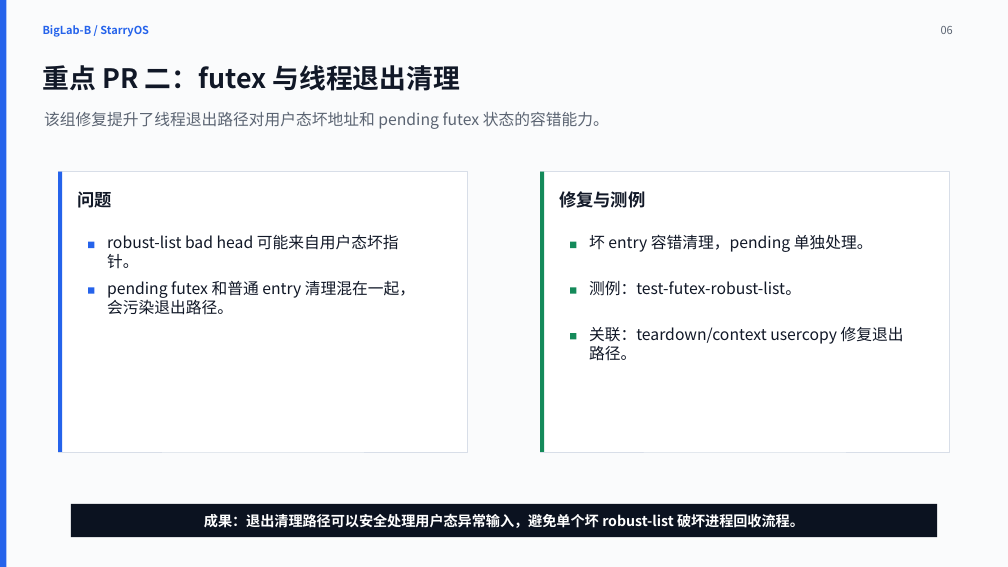
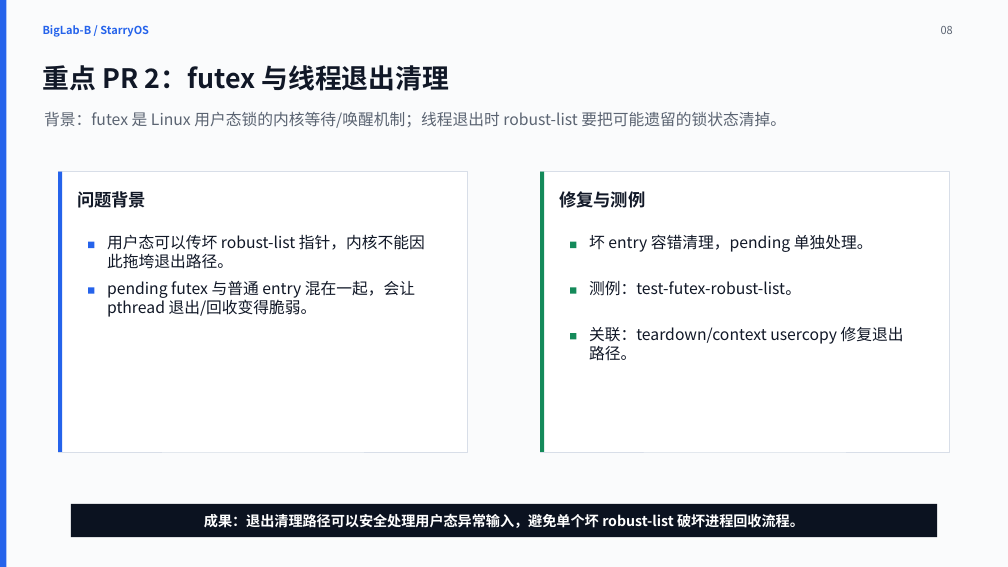
Before and after one commit to yks23/Auto-OS, a slide deck: slide 8 of showtime-2/final/biglab-b-final-yang-kaisen-minimal.pptx (slide 6 before the commit). Drawn at 1008x567 pixels with LibreOffice and Linux fonts; fonts in the diff are those of the drawing. Boxes give left, top, right and bottom in pixels: in the first picture for what was removed or moved away, otherwise in the second. Text is boxed around its words. In the diff, an @@ line names an element or a change of style, - is before the commit and + after.

```diff
--- a/showtime-2/final/biglab-b-final-yang-kaisen-minimal.pptx
+++ b/showtime-2/final/biglab-b-final-yang-kaisen-minimal.pptx
@@ text at (x1=43, y1=65, x2=449, y2=91): text changed @@
-重点 PR 二：futex 与线程退出清理
+重点 PR 2：futex 与线程退出清理
@@ text at (x1=44, y1=111, x2=786, y2=128): text changed @@
-该组修复提升了线程退出路径对用户态坏地址和 pending futex 状态的容错能力。
+背景：futex 是 Linux 用户态锁的内核等待/唤醒机制；线程退出时 robust-list 要把可能遗留的锁状态清掉。
@@ text at (x1=77, y1=191, x2=146, y2=208): text changed @@
-问题
+问题背景
@@ text at (x1=107, y1=234, x2=425, y2=269): text changed @@
-robust-list bad head 可能来自用户态坏指针。
+用户态可以传坏 robust-list 指针，内核不能因此拖垮退出路径。
@@ text at (x1=107, y1=280, x2=415, y2=317): text changed @@
-pending futex 和普通 entry 清理混在一起，会污染退出路径。
+pending futex 与普通 entry 混在一起，会让 pthread 退出/回收变得脆弱。
```
Also in this commit, not shown: 7 other slides changed, 7 slides added, 6 slides removed, 18 other files.
